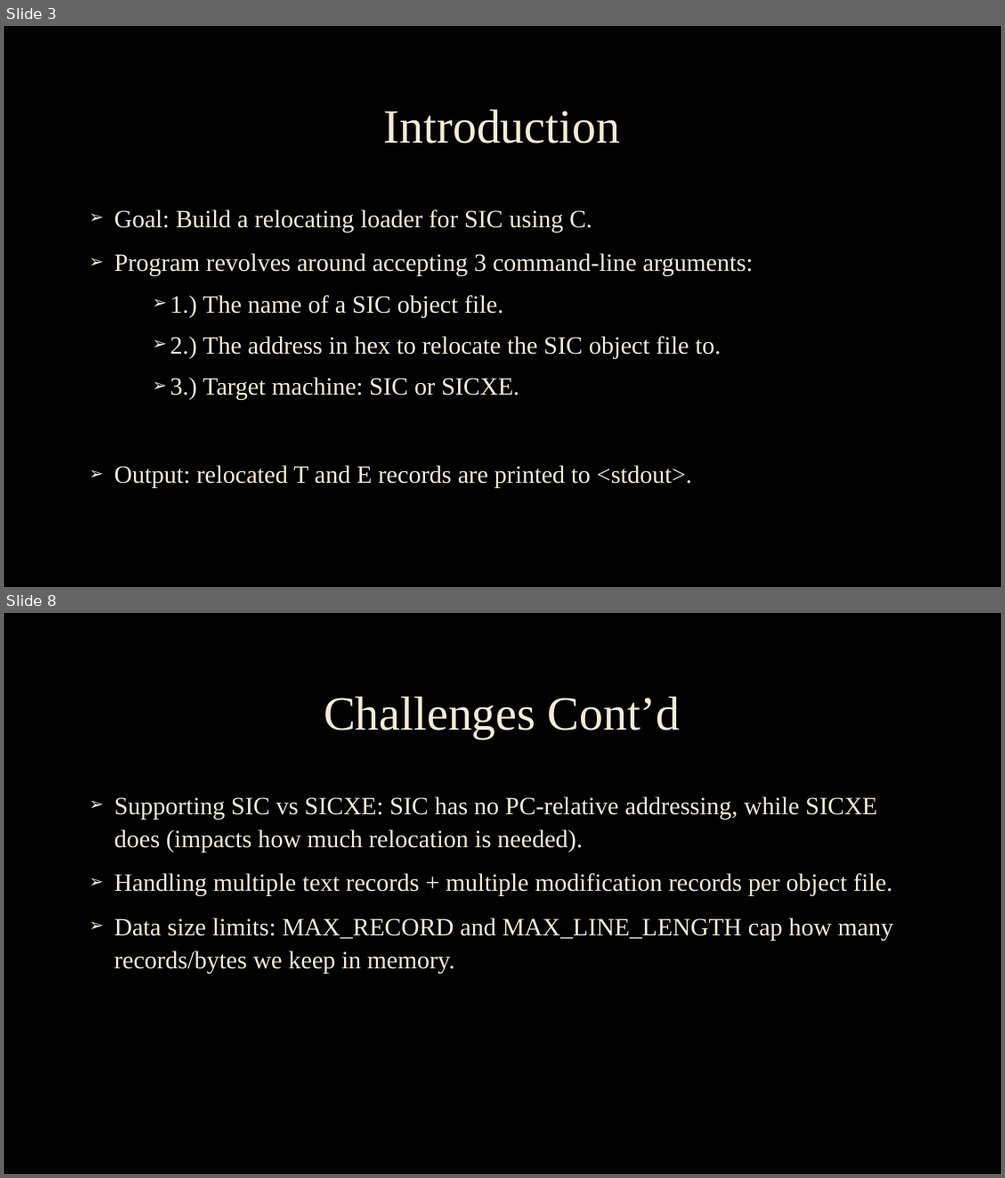
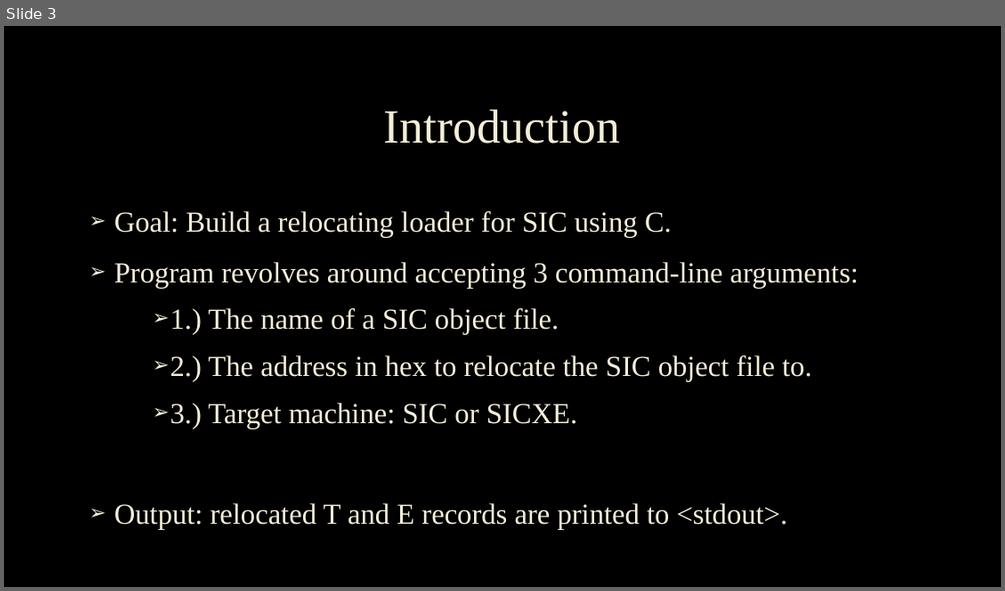
Before and after one commit to Nack2544/Relocating-Loader, a slide deck: Project4_Relocating-Loader.pptx. Shown one above the other, each under a label of ours: slides 3 and 8 before the commit, slide 3 after it; the slides between them are not shown. The pictures are 1005x1178 and 1005x591 pixels, drawn with LibreOffice and Linux fonts; fonts in the diff are those of the drawing; background and template pictures are left out. Boxes give left, top, right and bottom in pixels: in the first picture for what was removed or moved away, otherwise in the second. Text is boxed around its words. In the diff, an @@ line names an element or a change of style, - is before the commit and + after.

Commit message:
Add files via upload
Update to PowerPoint. Shorter, easier (not super technical), and includes a screenshot of code for style points?

```diff
--- a/Project4_Relocating-Loader.pptx
+++ b/Project4_Relocating-Loader.pptx
@@ slide 8 removed at (4, 613, 1001, 1174), background picture (left out) @@
@@ title removed at (324, 696, 680, 738) @@
-Challenges Cont’d
@@ text removed at (114, 796, 893, 973) @@
-➢ Supporting SIC vs SICXE: SIC has no PC-relative addressing, while SICXE does (impacts how much relocation is needed).
-➢ Handling multiple text records + multiple modification records per object file.
-➢ Data size limits: MAX_RECORD and MAX_LINE_LENGTH cap how many records/bytes we keep in memory.
@@ slide 3 changed as well @@
@@ text "Goal: Build a relocating loader ..." at (114, 211, 858, 530): size 24 to 28 pt @@
```
Also in this commit, not shown: 2 other slides changed, 6 slides added, 8 other slides removed.
